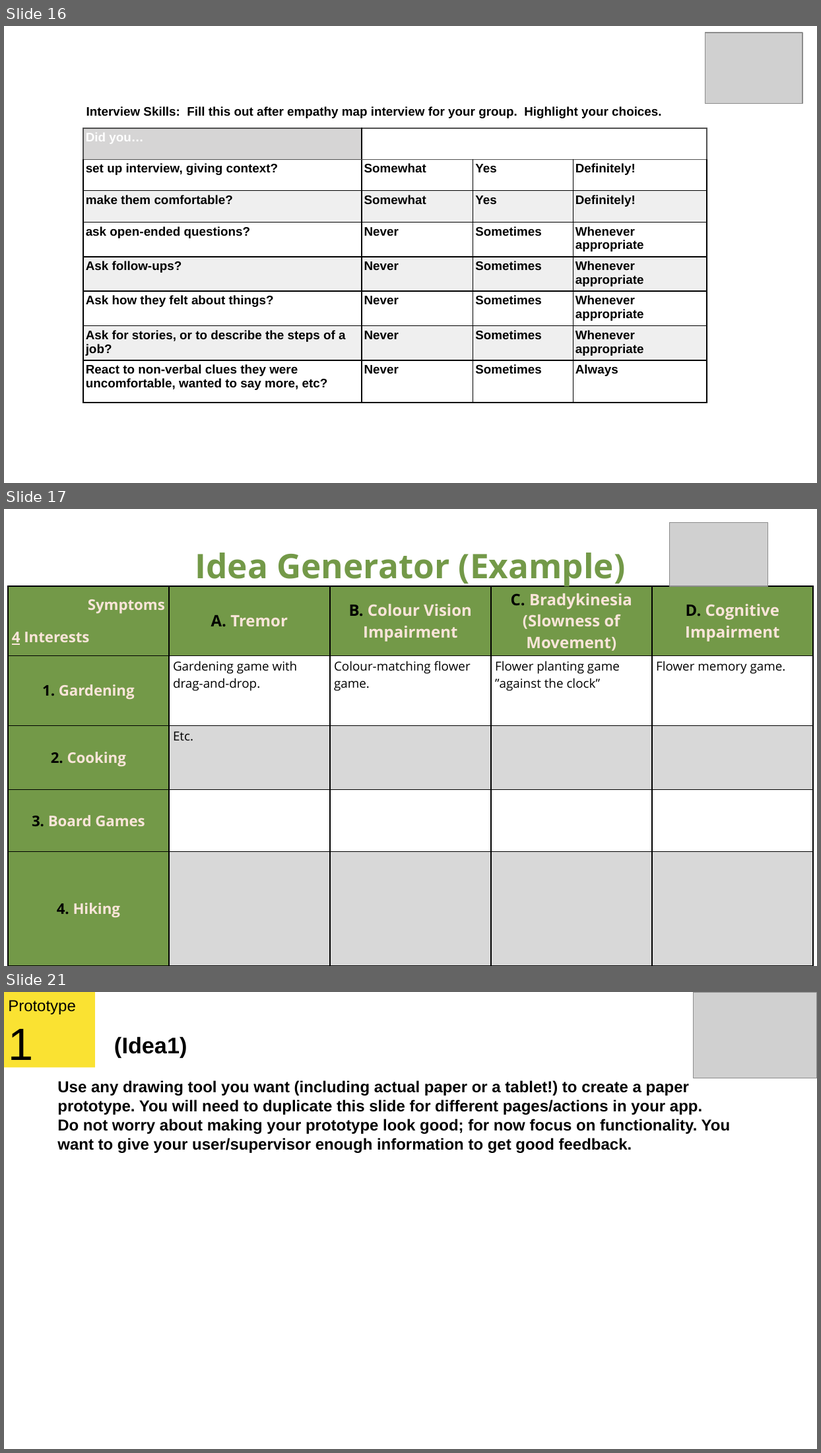
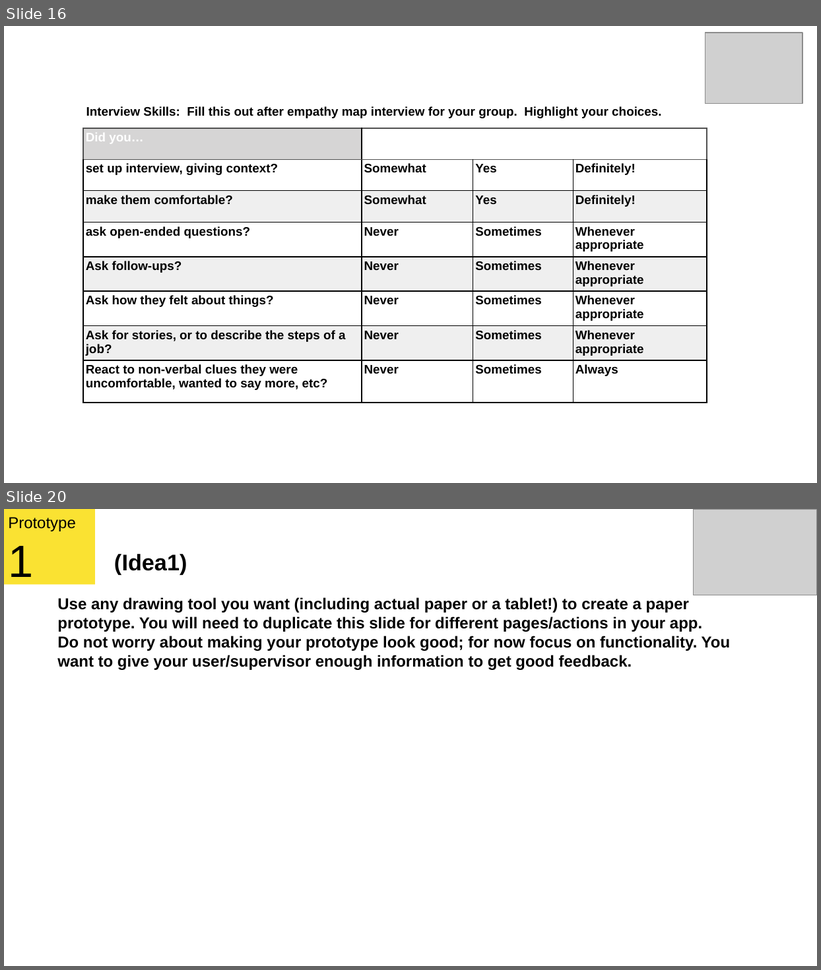
Before and after one commit to davislenover/BurnNEarn, a slide deck: docs/CDs/DesignThinking/DesignThinkingWorksheet.pptx. Shown one above the other, each under a label of ours: slides 16, 17 and 21 before the commit, slides 16 and 20 after it; the slides between them are not shown. The pictures are 821x1453 and 821x970 pixels, drawn with LibreOffice and Linux fonts; fonts in the diff are those of the drawing; grey boxes stand for pictures. Boxes give left, top, right and bottom in pixels: in the first picture for what was removed or moved away, otherwise in the second. Text is boxed around its words. In the diff, an @@ line names an element or a change of style, - is before the commit and + after.

Commit message:
slides 17-19

```diff
--- a/docs/CDs/DesignThinking/DesignThinkingWorksheet.pptx
+++ b/docs/CDs/DesignThinking/DesignThinkingWorksheet.pptx
@@ slide 17 removed at <box>4,509,817,966</box>, background #FFFFFF @@
@@ picture removed at <box>670,523,768,586</box> @@
@@ text removed at <box>195,553,626,587</box> @@
-Idea Generator (Example)
@@ table removed at <box>8,586,813,966</box>, 5 rows, 5 columns @@
-Symptoms / 4 Interests | A. Tremor | B. Colour Vision Impairment | C. Bradykinesia (Slowness of Movement) | D. Cognitive Impairment
-1. Gardening | Gardening game with drag-and-drop. | Colour-matching flower game. | Flower planting game ”against the clock” | Flower memory game.
-2. Cooking | Etc. |  |  | 
-3. Board Games |  |  |  | 
-4. Hiking |  |  |  | 
@@ what was slide 21 is now slide 20 @@
```
Also in this commit, not shown: 2 slides changed, 1 slide added, 1 other slide removed.
